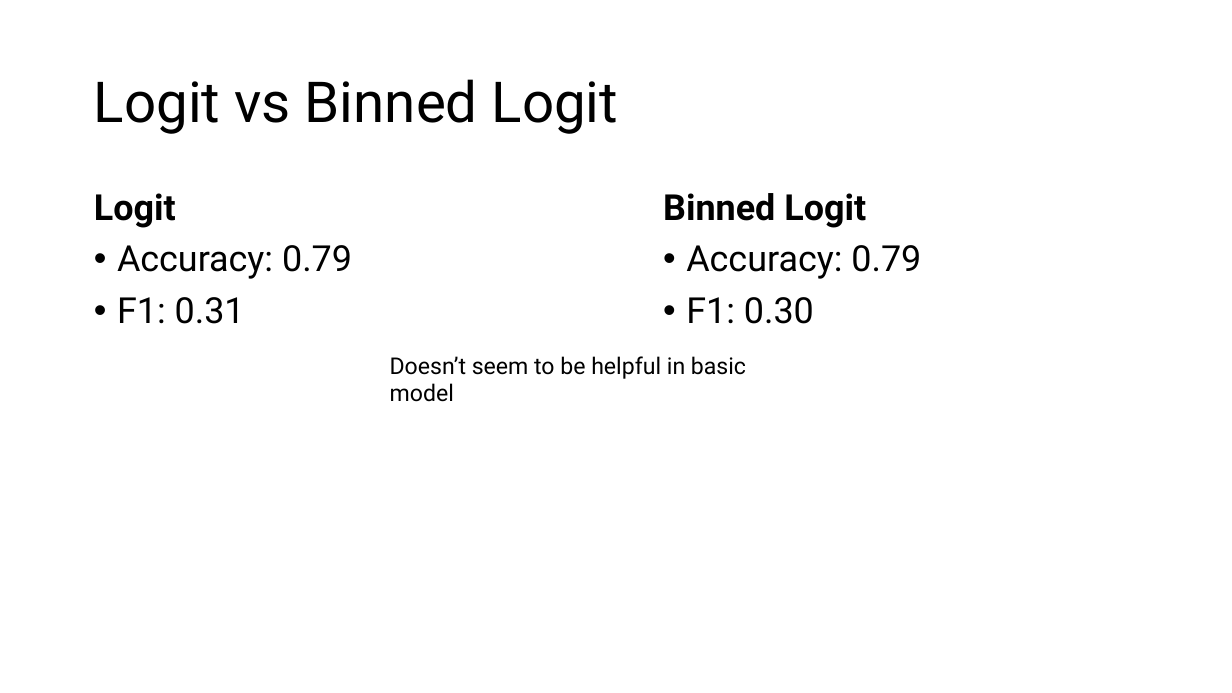
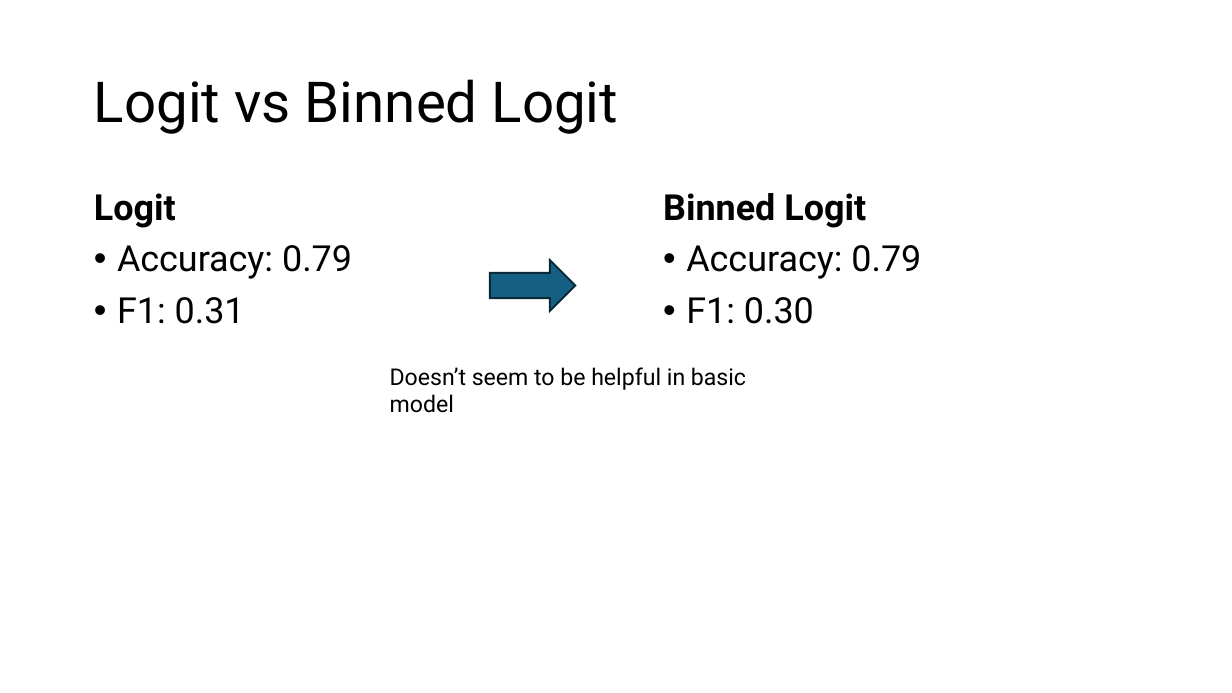
Before and after one commit to danielgvb/stats_high_dim_data, a slide deck: slide 6 of ppt/Stats High Dim.pptx (slide 5 before the commit). Drawn at 1232x693 pixels with LibreOffice and Linux fonts; fonts in the diff are those of the drawing. Boxes give left, top, right and bottom in pixels: in the first picture for what was removed or moved away, otherwise in the second. Text is boxed around its words. In the diff, an @@ line names an element or a change of style, - is before the commit and + after.

```diff
--- a/ppt/Stats High Dim.pptx
+++ b/ppt/Stats High Dim.pptx
@@ right arrow added at (490, 261, 575, 311), fill #156082, outline #092A39 1.5 pt @@
@@ text "Doesn’t seem to be helpful ...": place and size @@
-text "Doesn’t seem to be helpful ..." at (390, 356, 746, 402)
+text "Doesn’t seem to be helpful ..." at (390, 367, 746, 413)
```
Also in this commit, not shown: 4 other slides changed, 2 slides added, 3 other files.
